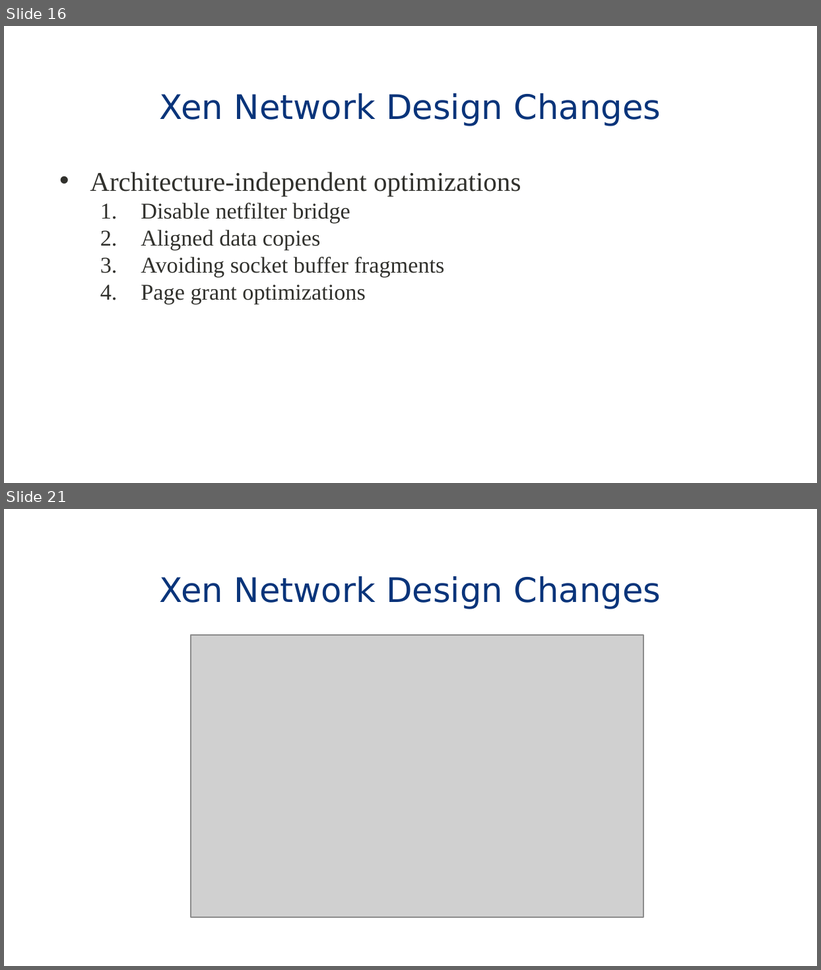
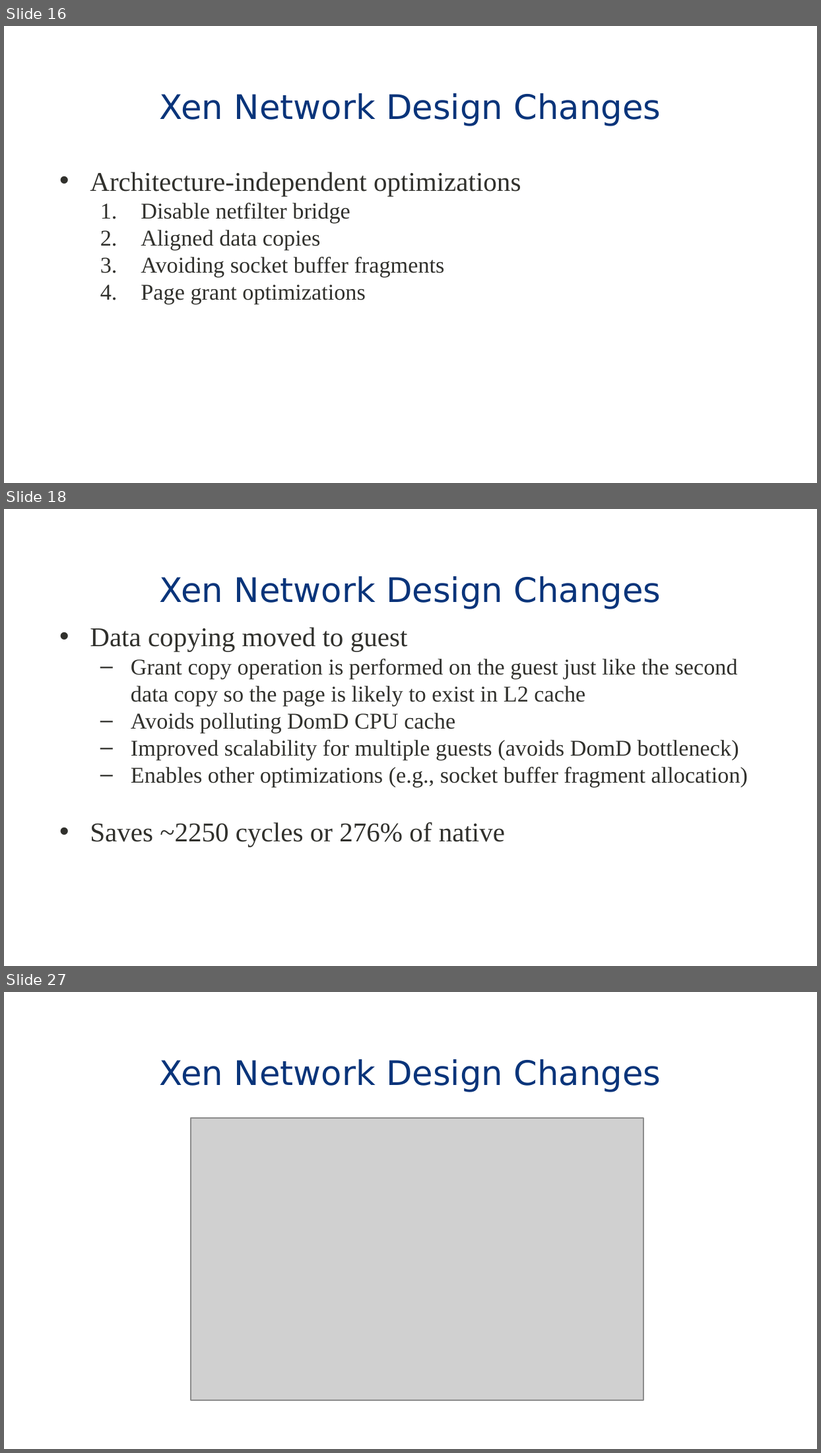
Before and after one commit to eddie-c-davis/cs-advos, a slide deck: presentations/Bridging.pptx. Shown one above the other, each under a label of ours: slides 16 and 21 before the commit, slides 16, 18 and 27 after it; the slides between them are not shown. The pictures are 821x970 and 821x1453 pixels, drawn with LibreOffice and Linux fonts; fonts in the diff are those of the drawing; grey boxes stand for pictures; background and template pictures are left out. Boxes give left, top, right and bottom in pixels: in the first picture for what was removed or moved away, otherwise in the second. Text is boxed around its words. In the diff, an @@ line names an element or a change of style, - is before the commit and + after.

```diff
--- a/presentations/Bridging.pptx
+++ b/presentations/Bridging.pptx
@@ slide 18 added at (4,509,817,966), background #FFFFFF; not listed: 1 template element that a slide beside it also shows @@
@@ title added at (160,576,661,609), 30 pt, text #09347A @@
+Xen Network Design Changes
@@ text added at (90,627,748,847), 20 pt, text #30302C @@
+• Data copying moved to guest
+  – Grant copy operation is performed on the guest just like the second data copy so the page is likely to exist in L2 cache
+  – Avoids polluting DomD CPU cache
+  – Improved scalability for multiple guests (avoids DomD bottleneck)
+  – Enables other optimizations (e.g., socket buffer fragment allocation)
+• Saves ~2250 cycles or 276% of native
@@ what was slide 21 is now slide 27 @@
```
Also in this commit, not shown: 7 slides changed, 9 other slides added.
